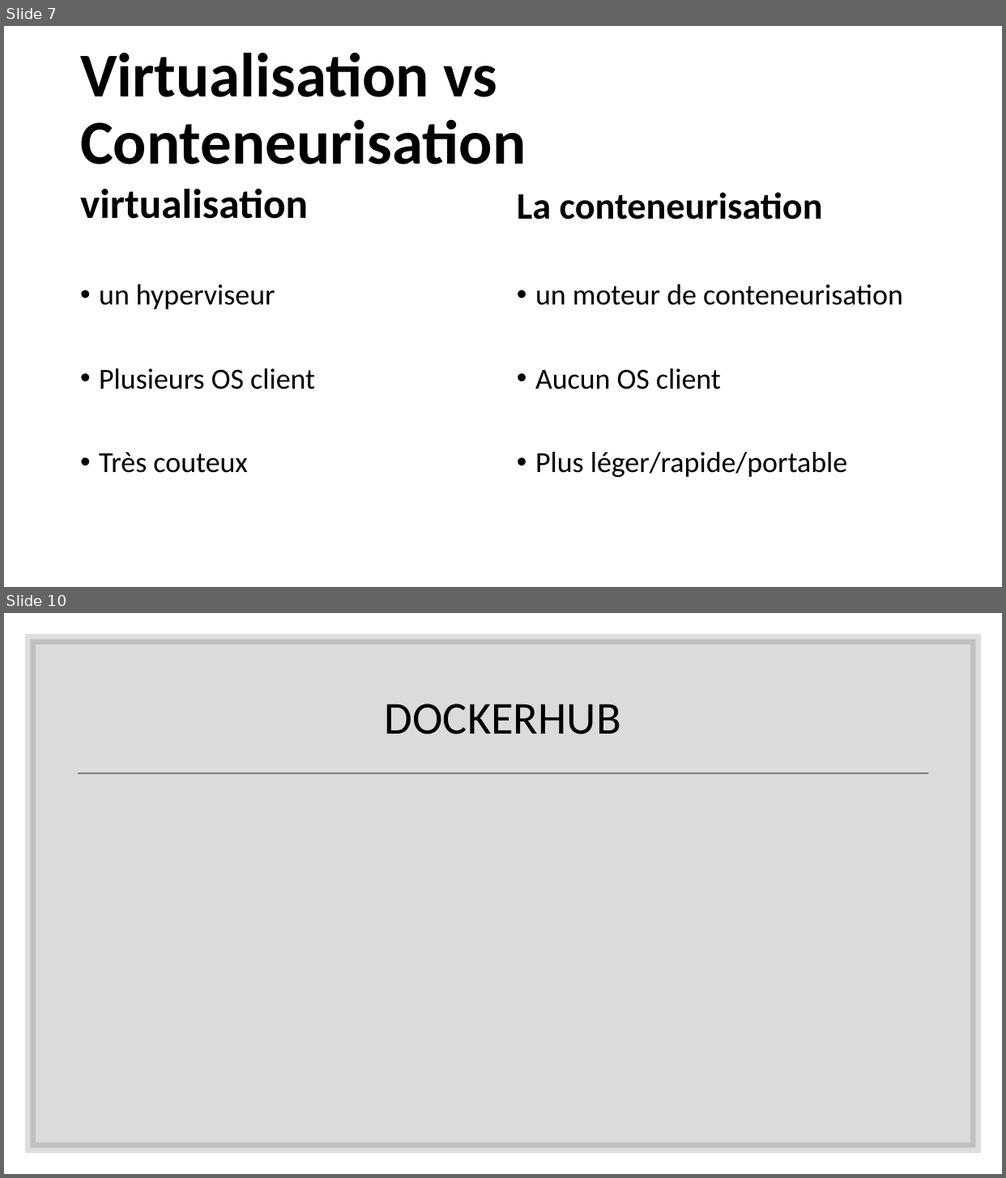
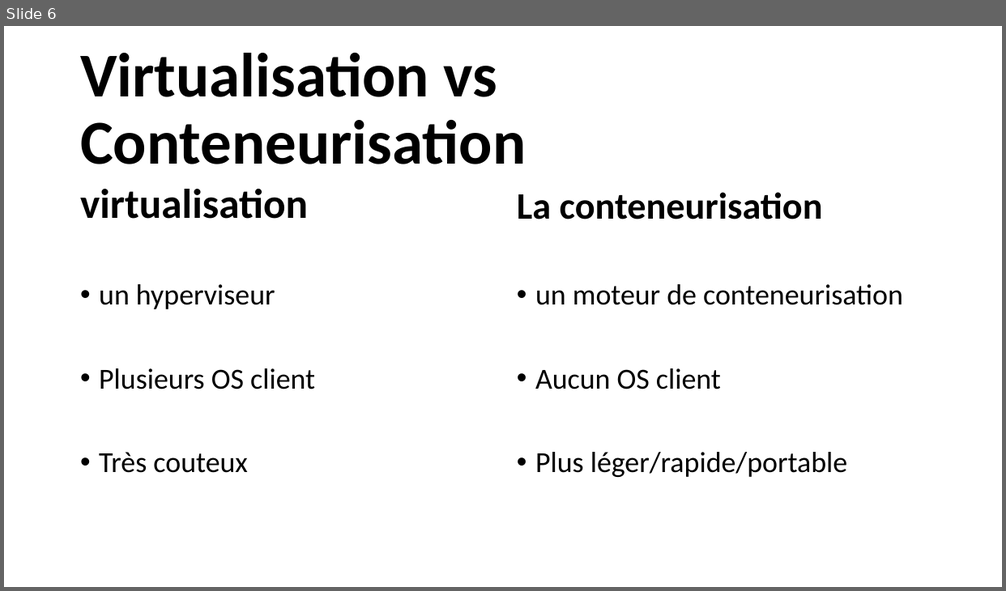
Before and after one commit to lukihd/Labo-Cloud-2020-2021, a slide deck: cours/docker/DOCKER.pptx. Shown one above the other, each under a label of ours: slides 7 and 10 before the commit, slide 6 after it; the slides between them are not shown. The pictures are 1006x1178 and 1006x591 pixels, drawn with LibreOffice and Linux fonts; fonts in the diff are those of the drawing. Boxes give left, top, right and bottom in pixels: in the first picture for what was removed or moved away, otherwise in the second. Text is boxed around its words. In the diff, an @@ line names an element or a change of style, - is before the commit and + after.

```diff
--- a/cours/docker/DOCKER.pptx
+++ b/cours/docker/DOCKER.pptx
@@ slide 10 removed at [4, 613, 1002, 1174], background #FFFFFF @@
@@ rectangle removed at [30, 639, 976, 1148] @@
@@ title removed at [385, 704, 621, 735] @@
-DOCKERHUB
@@ line removed from (78, 773) to (928, 773) @@
@@ what was slide 7 is now slide 6 @@
```
Also in this commit, not shown: 4 slides changed, 2 slides added, 3 other slides removed, 1 other file.
